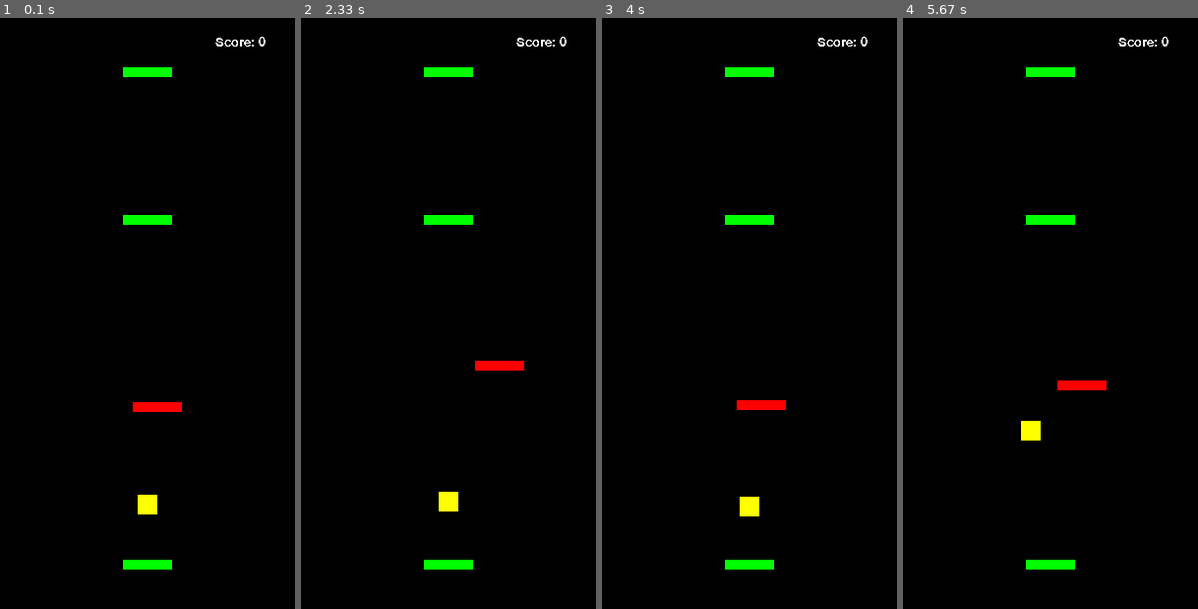
Above: before the commit, frames 1-4 (left to right).
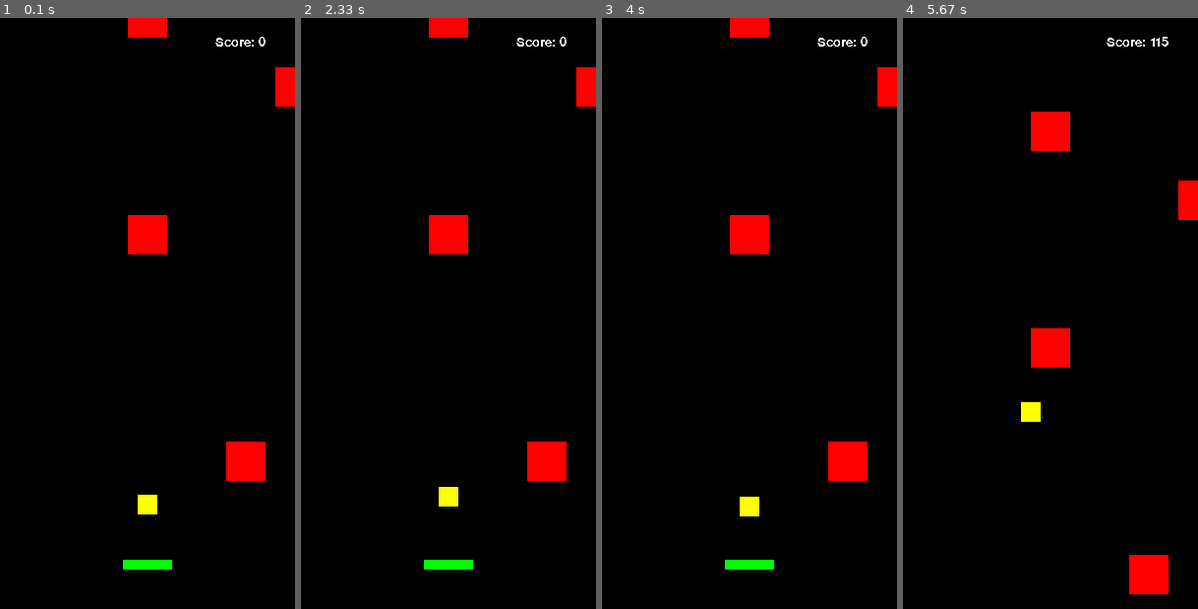
Above: after the commit, the same moments.

Repository: lolloz98/pygame_games
Game: pygame game, started from dodo_jump/main.py
The game is run twice, just before and just after one commit, with the same random seed, the same clock (stepped at 60 frames per second) and the same inputs.
Inputs:
- Up to frame 1 (0.1 s): no input
- Up to frame 2 (2.33 s): hold D 0.33-0.8 s; hold D 0.83-1.3 s; hold A 1.33-1.87 s; hold A 1.9-2.3 s
- Up to frame 3 (4 s): hold D 2.33-2.97 s; hold D from 3.9 s (still down)
- Up to frame 4 (5.67 s): release D at 4.37 s; hold D 4.4-4.87 s; hold A 4.9-5.43 s

The runs differ from the first frame. In frame 1, 3.3% of the frame differs, in the area x 41-100%, y 0-79%; in frame 2, 3.4%; in frame 3, 3.3%; in frame 4, 4.8%, in the area x 40-100%, y 3-98%.

Commit message:
DODO-JUMP Made logic for enemy to kill player

Diff:
--- a/dodo_jump/constants.py
+++ b/dodo_jump/constants.py
@@ -19,6 +19,8 @@
 moving_tile_vel = (100, 100)
 tile_offset_to_die = 400
 
+basic_enemy_dims = (40, 40)
+
 
 class Dir(Enum):
     LEFT = -1
--- a/dodo_jump/effects.py
+++ b/dodo_jump/effects.py
@@ -4,7 +4,10 @@
 
 
 class Effect:
-    def applyEffectToPlayer(self, character: player.Player):
+    def applyEffectToPlayerOnBottom(self, character: player.Player):
+        pass
+
+    def applyEffectToPlayerOnTop(self, character: player.Player):
         pass
 
     def applyEffectToTile(self, obj, dt):
@@ -61,5 +64,10 @@
     def __init__(self, jump=constants.jump_force):
         self.jump = jump
 
-    def applyEffectToPlayer(self, character: player.Player):
+    def applyEffectToPlayerOnTop(self, character: player.Player):
         character.curr_velocity_y -= self.jump
+
+
+class BasicEnemy(Effect):
+    def applyEffectToPlayerOnBottom(self, character: player.Player):
+        character.die()
--- /dev/null
+++ b/dodo_jump/enemy.py
@@ -0,0 +1,7 @@
+import effects
+from movable_sprite import MovableSprite
+import constants
+
+
+def basicEnemy(position, dimensions=constants.basic_enemy_dims, color='Red'):
+    return MovableSprite(position, effects.BasicEnemy(), dimensions, color)
--- a/dodo_jump/levels.py
+++ b/dodo_jump/levels.py
@@ -1,12 +1,23 @@
 from pygame import Vector2
 from tile import *
+from enemy import *
 
 
 def level1(p: Vector2):
     return [
         normalTile(p.elementwise() + Vector2(150, 550)),
         movingTileXY(p.elementwise() + Vector2(150, 400)),
-        normalTile(p.elementwise() + Vector2(150, 200)),
-        normalTile(p.elementwise() + Vector2(150, 50)),
+        movingAsCharOnX(p.elementwise() + Vector2(150, 200)),
+        jumpingTile(p.elementwise() + Vector2(150, 50)),
         normalTile(p.elementwise() + Vector2(150, -20)),
     ]
+
+
+def level2(p: Vector2):
+    return [
+        normalTile(p.elementwise() + Vector2(150, 550)),
+        basicEnemy(p.elementwise() + Vector2(250, 430)),
+        basicEnemy(p.elementwise() + Vector2(150, 200)),
+        basicEnemy(p.elementwise() + Vector2(300, 50)),
+        basicEnemy(p.elementwise() + Vector2(150, -20)),
+    ]
--- a/dodo_jump/movable_obj_manager.py
+++ b/dodo_jump/movable_obj_manager.py
@@ -5,7 +5,7 @@
 class MovableObjectsManager:
     def __init__(self):
         # self.tiles = [normalTile((150, 550)), movingTileXY((150, 350)), jumpingTile((150, 150))]
-        self.tiles = level1(pygame.Vector2(0, 0))
+        self.tiles = level2(pygame.Vector2(0, 0))
         self.tiles_type = [MovableSprite]
         self.tile_group = pygame.sprite.Group()
         self.tile_group.add(self.tiles)
--- a/dodo_jump/player.py
+++ b/dodo_jump/player.py
@@ -18,7 +18,8 @@
         self.group.add(self)
         self.curr_velocity_y = 0
         self.x_dir = Dir.NONE
-        self.last_y_move = 0
+        self.prev_pos = pygame.Vector2(position)
+        self.hasDied = False
 
     def draw(self, screen):
         self.group.draw(screen)
@@ -27,26 +28,33 @@
     def moveY(self, dt, collider_group, *, gravity=constants.gravity):
         hits = pygame.sprite.groupcollide(collider_group, self.group, False, False)
 
-        def moveDown():
+        def actuallyMoveY():
+            self.prev_pos[1] = self.rect.midbottom[1]
             self.curr_velocity_y += gravity * dt
-            self.last_y_move = self.curr_velocity_y * dt
-            self.rect.y += self.last_y_move
+            self.rect.y += self.curr_velocity_y * dt
         if not hits:
-            moveDown()
+            actuallyMoveY()
             return
 
-        # only one tile max in hits
+        # only one object max in hits
         if self.curr_velocity_y >= 0:
             for hit in hits:
-                # in previous position the object has to be under the player
-                if hit.rect.midbottom[1] >= self.rect.midbottom[1] - self.last_y_move:
-                    self.rect.midbottom = (self.rect.midbottom[0], hit.rect.y)
+                # act only if prev was below player and was not already hit
+                prev_pos_rect = self.image.get_rect(midbottom=self.prev_pos)
+
+                if not prev_pos_rect.colliderect(hit.rect):
+                    if self.rect.midbottom[1] > hit.rect.midbottom[1]:
+                        hit.effect.applyEffectToPlayerOnBottom(self)
+                        return
+                    # self.rect.midbottom = (self.rect.midbottom[0], hit.rect.y)
                     self.curr_velocity_y = -constants.jump_force
-                    self.last_y_move = 0
-                    hit.effect.applyEffectToPlayer(self)
-                    return
+                    hit.effect.applyEffectToPlayerOnTop(self)
+        else:
+            for hit in hits:
+                if self.rect.midbottom[1] > hit.rect.midbottom[1]:
+                    hit.effect.applyEffectToPlayerOnBottom(self)
 
-        moveDown()
+        actuallyMoveY()
 
     def changeInDir(self, dir, pygameEvent):
         if pygameEvent == pygame.KEYDOWN:
@@ -57,9 +65,10 @@
                 self.x_dir = Dir.NONE
 
     def isDead(self):
-        return self.rect.midtop[1] > constants.screen_size[1]
+        return self.hasDied or self.rect.midtop[1] > constants.screen_size[1]
 
     def moveX(self, dt):
+        self.prev_pos[0] = self.rect.midbottom[0]
         # For sure there is a better way to handle movement...
         # For now it's good enough :)
         self.rect.midbottom = (
@@ -68,3 +77,6 @@
             self.rect.midbottom = (0, self.rect.midbottom[1])
         if self.rect.midright[0] < 0:
             self.rect.midbottom = (constants.screen_size[0], self.rect.midbottom[1])
+
+    def die(self):
+        self.hasDied = True
--- a/dodo_jump/tile.py
+++ b/dodo_jump/tile.py
@@ -11,7 +11,7 @@
     return MovableSprite(position, effects.MoveXEffect(), color=color)
 
 
-def movingTileXY(position, color='Red', stop=(100, 100), vel=constants.moving_tile_vel):
+def movingTileXY(position, color='Purple', stop=(100, 100), vel=constants.moving_tile_vel):
     return MovableSprite(position, effects.MoveBackAndForth(vel, stop=stop), color=color)
 
 
